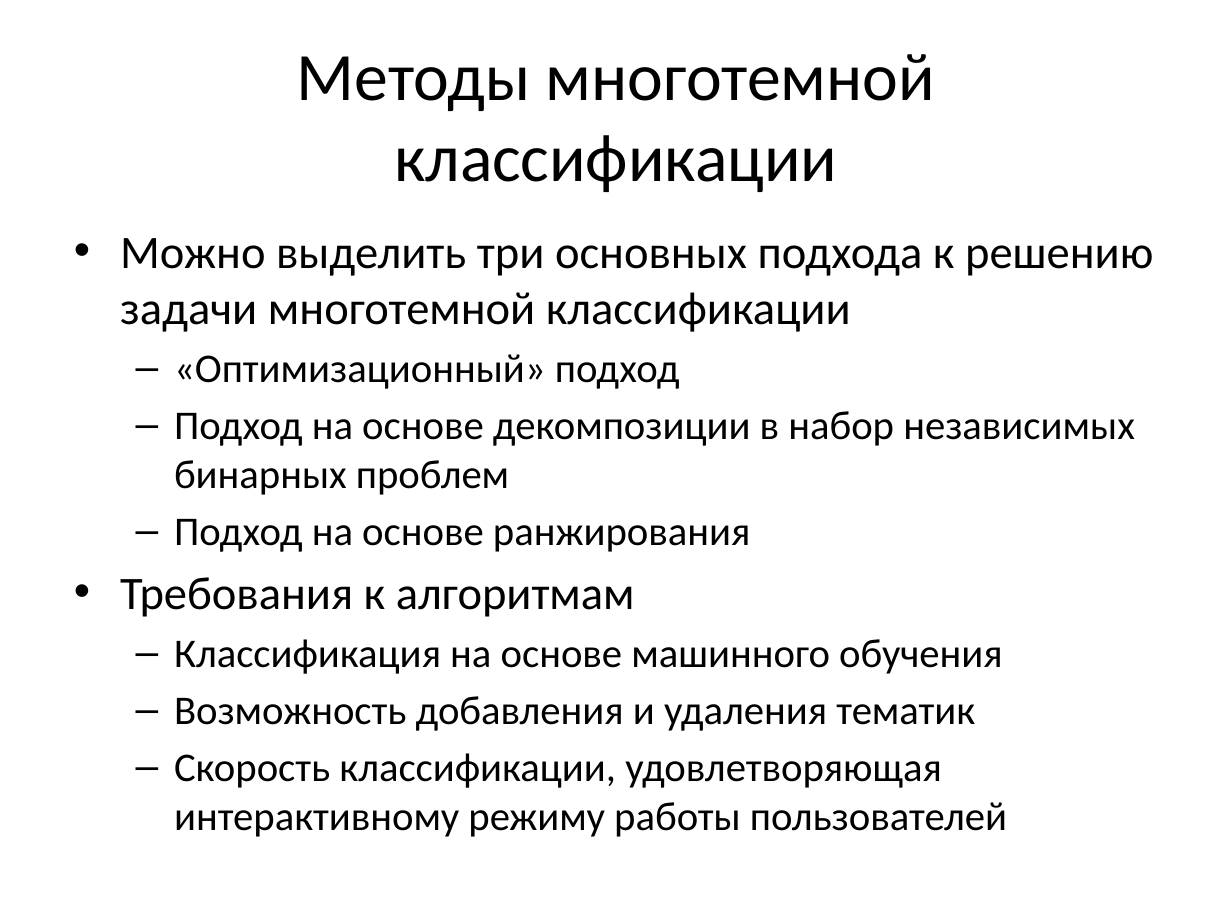
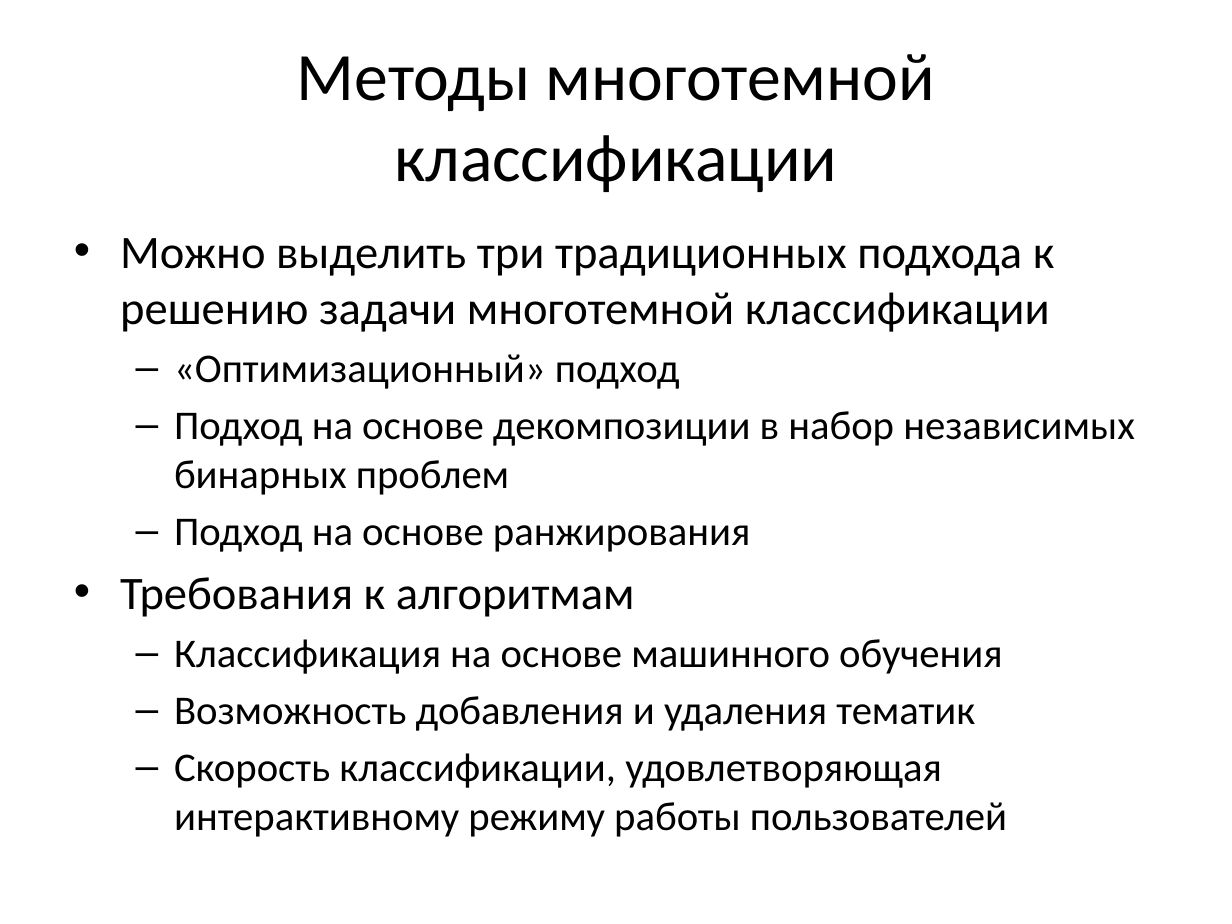
Before and after one commit to Oksert/Diplom_text, a slide deck: slide 8 of Треско_презентация.pptx. Drawn at 1232x924 pixels with LibreOffice and Linux fonts; fonts in the diff are those of the drawing. Boxes give left, top, right and bottom in pixels: in the first picture for what was removed or moved away, otherwise in the second. Text is boxed around its words. In the diff, an @@ line names an element or a change of style, - is before the commit and + after.

```diff
--- a/Треско_презентация.pptx
+++ b/Треско_презентация.pptx
@@ text at bbox=[120, 238, 1055, 332]: text changed @@
-• Можно выделить три основных подхода к решению задачи многотемной классификации
+• Можно выделить три традиционных подхода к решению задачи многотемной классификации
```
Also in this commit, not shown: 10 other slides changed, 1 slide added, 9 other files.
